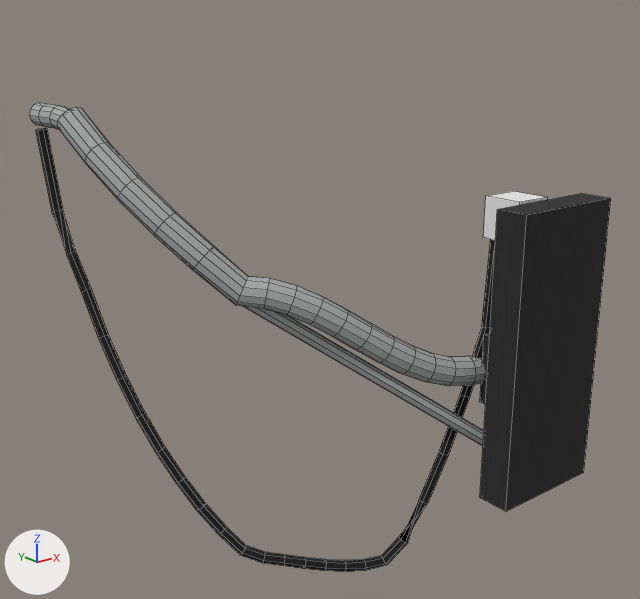
One commit to the OBJ model src/main/resources/assets/realgrid/models/block/pole_light_mount/arm_1_left_wired.obj: the scene before it, then after it.
The view is the same before and after, from a camera (50 mm lens) standing at (-1.53, -2.44, 1.42) and looking at (0.09, -0.41, 0.61). The axes (+X, +Y, +Z) are drawn at lower left. The lights are the same throughout. The first picture is the older version. Mesh edges are drawn as thin lines. Where no turn or scale is listed for an object, it has been applied to the vertices. Vertices at exactly the same position are counted once.

The first picture shows 'pole_light_mount_1_left_wired'.
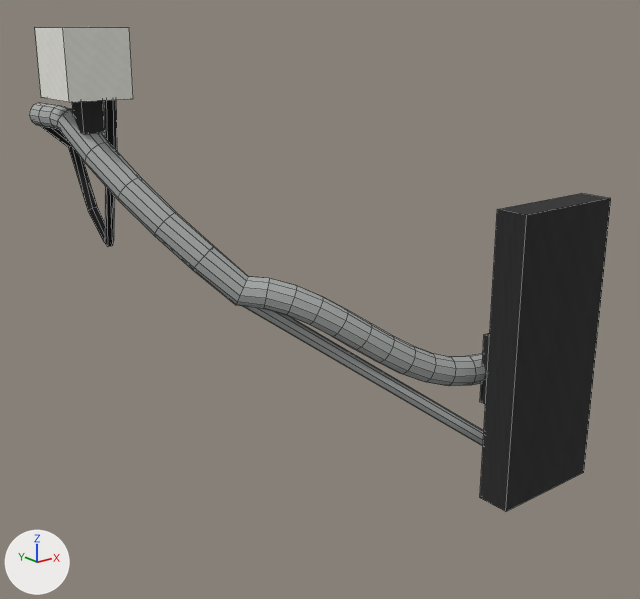
Changed parts and their boxes [x1, y1, x2, y2] in the pictures (640 x 599 px):
'pole_light_mount_1_left_wired', reshaped: before [29, 103, 611, 572]; after [29, 27, 611, 511]
part 1 of me_pole_light_mount_1_left_wired, added: after [72, 100, 105, 134]
part 2 of me_pole_light_mount_1_left_wired, added: after [35, 27, 133, 102]
part 3 of me_pole_light_mount_1_left_wired, added: after [39, 99, 117, 247]
part 4 of me_pole_light_mount_1_left_wired, deleted: before [36, 129, 495, 572]
part 5 of me_pole_light_mount_1_left_wired, deleted: before [483, 191, 548, 241]

The edits, one by one:
me_pole_light_mount_1_left_wired is used by ob_pole_light_mount_1_left_wired; location (0.0, 0.0, 0.0).
me_pole_light_mount_1_left_wired had 476 vertices, 443 faces and spanned x -0.534..0.688, y -1.0..0.204, z -0.224..1.19.
me_pole_light_mount_1_left_wired now has 364 vertices, 329 faces and spans x -0.556..0.688, y -1.0..0.204, z 0.063..1.405.
me_pole_light_mount_1_left_wired part 1: a new loose piece, a box spanning x -0.493..-0.431, y -0.1..-0.037, z 1.124..1.218, in mat_clamp (picture img_pole_light_mount_clamp).
me_pole_light_mount_1_left_wired part 2: a new loose piece, a box spanning x -0.556..-0.368, y -0.162..0.025, z 1.218..1.405, in mat_porcelain (its picture is missing).
me_pole_light_mount_1_left_wired part 3: a new loose piece of 36 vertices spanning x -0.511..-0.358, y -0.058..0.204, z 0.768..1.344, in mat_cable (picture img_pole_light_mount_cable).
me_pole_light_mount_1_left_wired part 4: the loose piece of 150 vertices spanning x -0.515..0.514, y -0.799..0.204, z -0.224..1.116 is deleted.
me_pole_light_mount_1_left_wired part 5: the loose piece of 8 vertices spanning x 0.438..0.562, y -0.875..-0.75, z 0.813..0.938 is deleted.
Other edits to the shape of me_pole_light_mount_1_left_wired do not show in these pictures.
